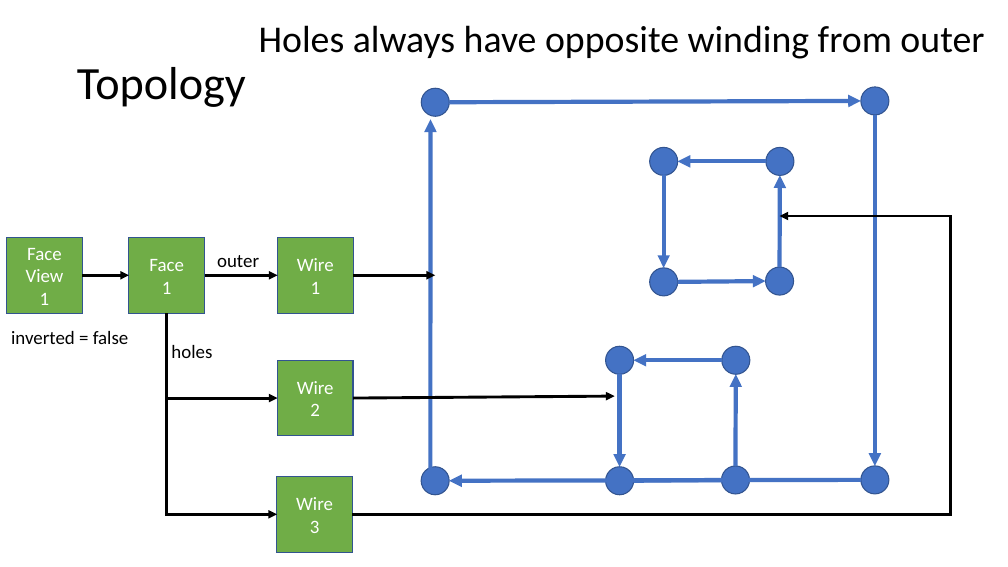
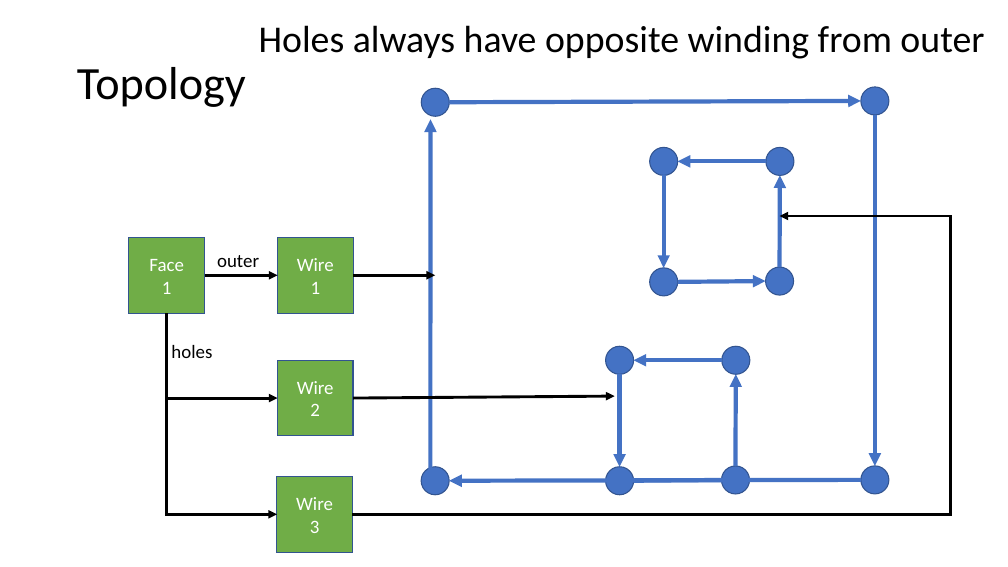
Before and after one commit to automaticmagic/topolys, a slide deck: slide 9 of design/Classes.pptx (slide 11 before the commit). Drawn at 1008x567 pixels with LibreOffice and Linux fonts; fonts in the diff are those of the drawing. Boxes give left, top, right and bottom in pixels: in the first picture for what was removed or moved away, otherwise in the second. Text is boxed around its words. In the diff, an @@ line names an element or a change of style, - is before the commit and + after.

```diff
--- a/design/Classes.pptx
+++ b/design/Classes.pptx
@@ rectangle removed at bbox=[7, 237, 82, 313] @@
-Face
-View
-1
@@ arrow removed from (82, 275) to (129, 275) @@
@@ text removed at bbox=[11, 331, 129, 344] @@
-inverted = false
```
Also in this commit, not shown: 7 other slides changed, 1 slide added, 2 slides removed, 5 other files.
